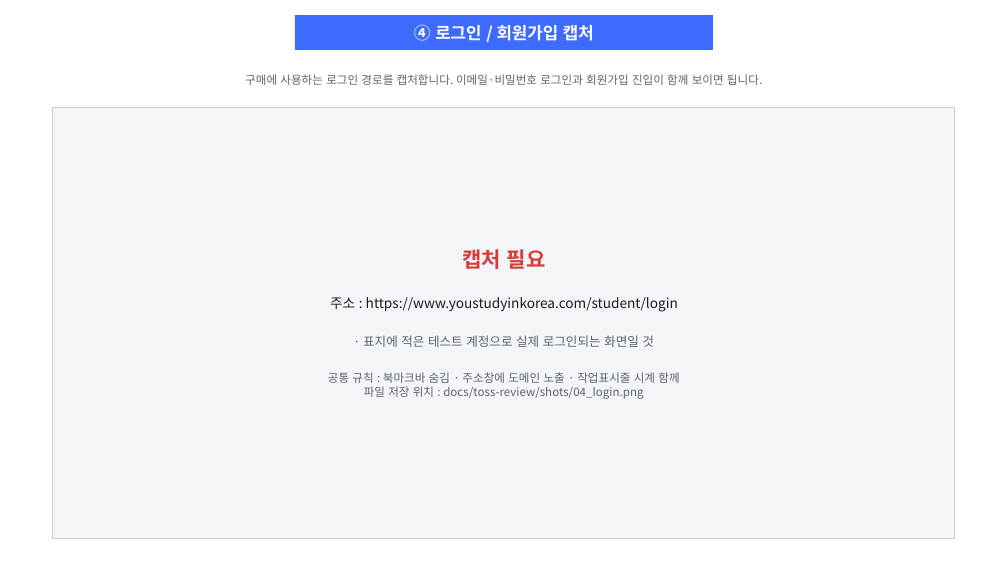
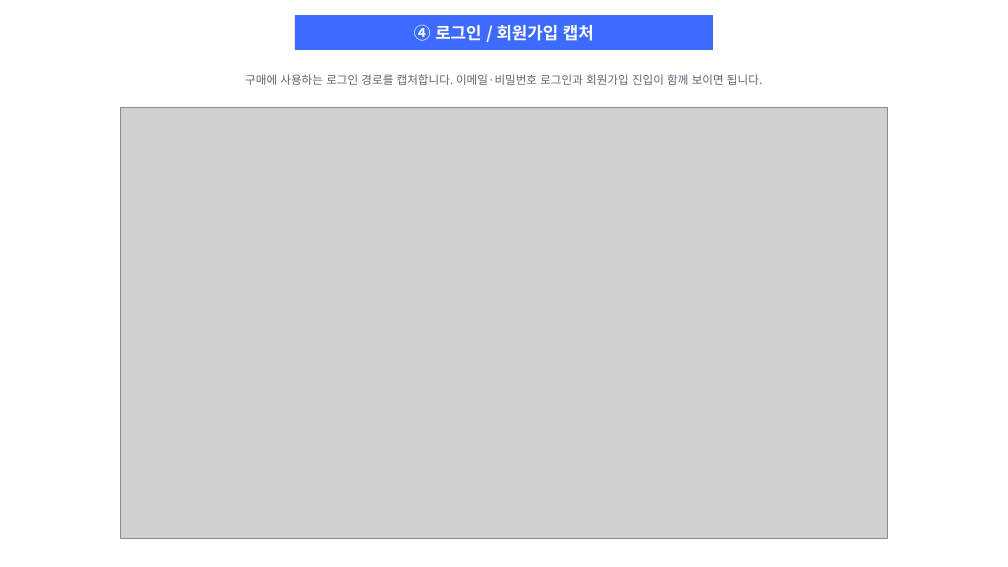
Before and after one commit to byron-glocare/byron-glocare-repo, a slide deck: slide 4 of docs/toss-review/결제경로_글로케어.pptx. Drawn at 1008x567 pixels with LibreOffice and Linux fonts; fonts in the diff are those of the drawing; grey boxes stand for pictures. Boxes give left, top, right and bottom in pixels: in the first picture for what was removed or moved away, otherwise in the second. Text is boxed around its words. In the diff, an @@ line names an element or a change of style, - is before the commit and + after.

Commit message:
docs(toss): 결제경로 캡처 7장 완료 — CDP 로 직접 몰아서 촬영
가이드 만들 때 쓰던 방식(전용 프로필 크롬 + 원격 디버깅)으로 돌아갔다.
puppeteer-core 를 설치할 수 없어 Node 24 내장 WebSocket 으로 CDP 를 직접 붙였다.

전용 프로필이라 북마크바·개인 탭·확장이 없고, 확장이 아니라 CDP 라
"'Claude'에서 디버깅을 시작함" 배너도 안 뜬다. 카드사에 낼 자료에 그런 게
찍히면 안 된다.

캡처 방식에서 걸린 것들:
- PrintWindow(창만 촬영)는 GPU 합성 화면을 못 받아 페이지가 빈칸으로 나오고,
  작업표시줄 시계도 안 들어간다. 시계는 필수(가이드 4쪽 3항)라 전체화면이어야 한다.
- 전체화면은 대상 창이 앞에 있어야 하는데 SetForegroundWindow 는 백그라운드에서
  막힌다. SetWindowPos(HWND_TOPMOST) 로 포커스를 뺏지 않고 창만 올려 해결했다.
- 크롬이 가려진 창의 렌더링을 멈춰서 첫 캡처가 회색이었다.
  --disable-features=CalculateNativeWinOcclusion 로 껐다.
- PowerShell 5.1 이 UTF-8 스크립트를 ANSI 로 읽어 한글이 깨지며 파서가 죽었다. BOM 추가.

⑥ 카드 결제창은 위젯이 계좌이체를 기본 선택해서 그대로 열면 퀵계좌이체가 나온다.
신용·체크카드 → 카드사(국민) → 할부(일시불)까지 골라야 카드 결제창이 뜬다.
셋 다 iframe 안이라 Input.dispatchMouseEvent 로 좌표 클릭했다. 산업은행은
ISP/페이북 팝업으로 빠져 팝업차단에 막히므로 국민카드로 잡았다.

capture.js: pre(②③④) / post(⑤⑥) 로 나눠 실행. 로그인은 사람이 한다.

```diff
--- a/docs/toss-review/결제경로_글로케어.pptx
+++ b/docs/toss-review/결제경로_글로케어.pptx
@@ rectangle removed at (53,107,955,538) @@
-캡처 필요
-주소 : https://www.youstudyinkorea.com/student/login
-· 표지에 적은 테스트 계정으로 실제 로그인되는 화면일 것
-공통 규칙 : 북마크바 숨김 · 주소창에 도메인 노출 · 작업표시줄 시계 함께
-파일 저장 위치 : docs/toss-review/shots/04_login.png
@@ picture added at (121,107,887,538) @@
```
Also in this commit, not shown: 6 other slides changed, 6 other files.
